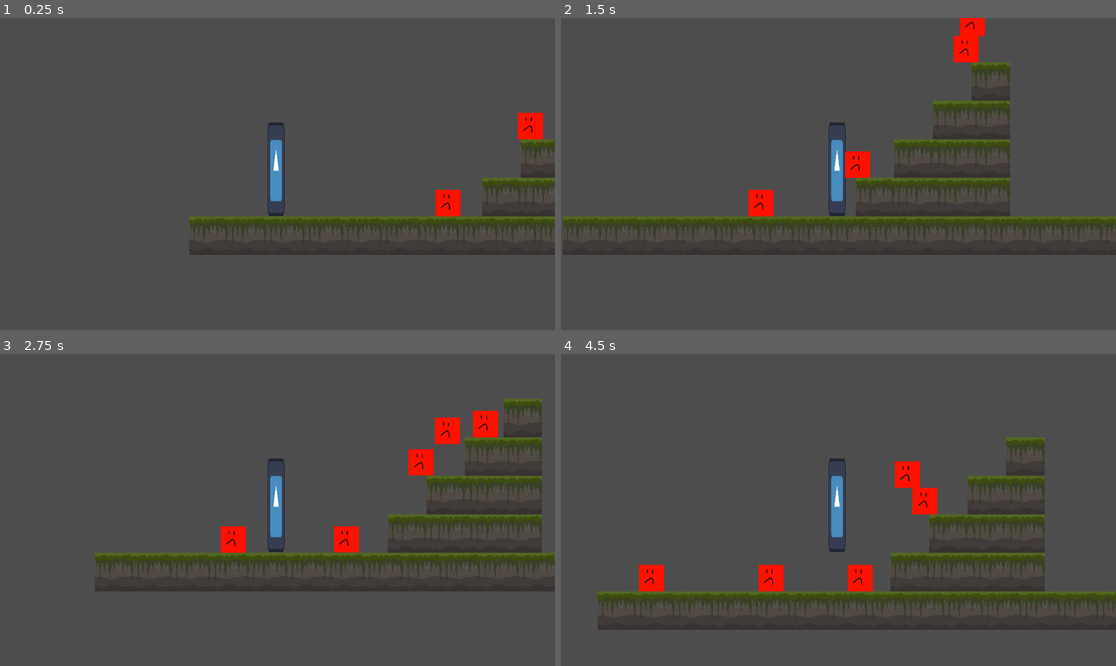
Above: before the commit, frames 1-4 (two rows, left to right).
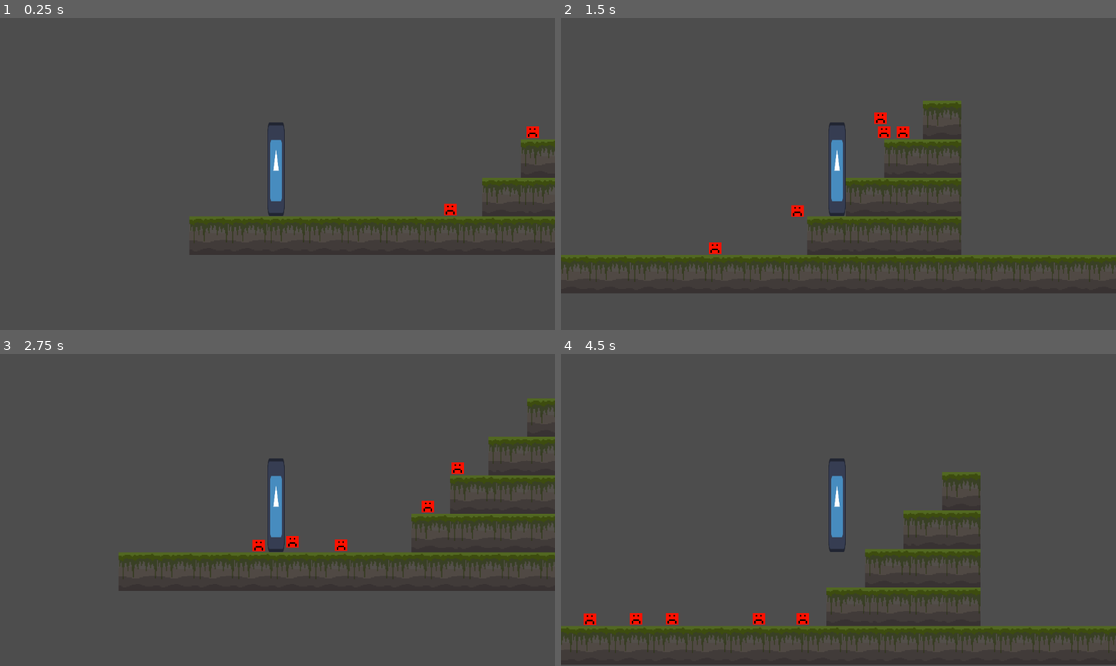
Above: after the commit, the same moments.

Repository: whatwareweb/new-game-project
Game: Godot game, scene res://main.tscn
The game is run twice, just before and just after one commit, with the same random seed, the same clock (stepped at 60 frames per second) and the same inputs. The engine's default icon, where the game draws it, is replaced by a stand-in: a white triangle on a blue panel in a dark square.
Inputs:
- Up to frame 1 (0.25 s): no input
- Up to frame 2 (1.5 s): tap Enter at 0.5 s; hold D (right) from 0.53 s (still down); tap Space (jump) at 0.77 s
- Up to frame 3 (2.75 s): tap Space (jump) at 1.52 s; release D (right) at 2.03 s; hold A (left) from 2.03 s (still down)
- Up to frame 4 (4.5 s): release A (left) at 2.78 s; hold D (right) 2.78-4.28 s; tap Space (jump) at 3.02, 3.77 s; hold A (left) from 4.28 s (still down)

The runs differ from the first frame. In frame 1, 0.7% of the frame differs, in the area x 78-98%, y 30-64%; in frame 2, 15%; in frame 3, 5.6%; in frame 4, 17%, in the area x 0-100%, y 26-100%.

Commit message:
update sprites

Diff:
--- /dev/null
+++ b/game_over_screen.tscn
@@ -0,0 +1,8 @@
+[gd_scene load_steps=2 format=3 uid="uid://7kntk1u6yf0u"]
+
+[ext_resource type="Texture2D" uid="uid://bcfa5autme35f" path="res://Screenshot_20250813_233958.png" id="1_gt22q"]
+
+[node name="game_over_screen" type="Node"]
+
+[node name="Sprite2D" type="Sprite2D" parent="."]
+texture = ExtResource("1_gt22q")
--- a/main.tscn
+++ b/main.tscn
@@ -3,8 +3,8 @@
 [ext_resource type="Script" uid="uid://odn5xe3qbq7r" path="res://player.gd" id="1_h2yge"]
 [ext_resource type="Texture2D" uid="uid://chmbcujb4xbkl" path="res://icon.svg" id="1_ig7tw"]
 [ext_resource type="Texture2D" uid="uid://c0slw2b5qhbmd" path="res://Screenshot_20250813_221115.png" id="2_0xm2m"]
-[ext_resource type="Texture2D" uid="uid://je5yt7ftq206" path="res://Screenshot_20250813_223858.png" id="4_1bvp3"]
 [ext_resource type="Script" uid="uid://c47salsuupcsd" path="res://enemy.gd" id="4_lquwl"]
+[ext_resource type="Texture2D" uid="uid://bcfa5autme35f" path="res://Screenshot_20250813_233958.png" id="5_lquwl"]
 
 [sub_resource type="RectangleShape2D" id="RectangleShape2D_0xm2m"]
 size = Vector2(38, 197)
@@ -67,7 +67,7 @@
 sources/1 = SubResource("TileSetAtlasSource_h2yge")
 
 [sub_resource type="RectangleShape2D" id="RectangleShape2D_1bvp3"]
-size = Vector2(52, 55)
+size = Vector2(29, 29)
 
 [node name="Main" type="Node"]
 
@@ -93,67 +93,67 @@
 tile_map_data = PackedByteArray("AADi/wcAAQAAAAAAAADi/wgAAQAAAAEAAADi/wkAAQAAAAIAAADi/woAAQAAAAMAAADi/wsAAQAAAAQAAADj/w …(17840 unchanged characters)…
 tile_set = SubResource("TileSet_1bvp3")
 
-[node name="enemy" type="CharacterBody2D" parent="."]
+[node name="enemy" type="CharacterBody2D" parent="." groups=["enemies"]]
 position = Vector2(19, 53)
 script = ExtResource("4_lquwl")
 
 [node name="Sprite2D" type="Sprite2D" parent="enemy"]
 position = Vector2(382, -435.725)
 scale = Vector2(0.509804, 0.509804)
-texture = ExtResource("4_1bvp3")
+texture = ExtResource("5_lquwl")
 
 [node name="CollisionShape2D" type="CollisionShape2D" parent="enemy"]
 position = Vector2(382, -435.5)
 shape = SubResource("RectangleShape2D_1bvp3")
 
-[node name="enemy2" type="CharacterBody2D" parent="."]
+[node name="enemy2" type="CharacterBody2D" parent="." groups=["enemies"]]
 position = Vector2(19, 53)
 script = ExtResource("4_lquwl")
 
 [node name="Sprite2D" type="Sprite2D" parent="enemy2"]
 position = Vector2(386, -887.725)
 scale = Vector2(0.509804, 0.509804)
-texture = ExtResource("4_1bvp3")
+texture = ExtResource("5_lquwl")
 
 [node name="CollisionShape2D" type="CollisionShape2D" parent="enemy2"]
 position = Vector2(386, -887.5)
 shape = SubResource("RectangleShape2D_1bvp3")
 
-[node name="enemy3" type="CharacterBody2D" parent="."]
+[node name="enemy3" type="CharacterBody2D" parent="." groups=["enemies"]]
 position = Vector2(19, 53)
 script = ExtResource("4_lquwl")
 
 [node name="Sprite2D" type="Sprite2D" parent="enemy3"]
 position = Vector2(378, -1322.73)
 scale = Vector2(0.509804, 0.509804)
-texture = ExtResource("4_1bvp3")
+texture = ExtResource("5_lquwl")
 
 [node name="CollisionShape2D" type="CollisionShape2D" parent="enemy3"]
 position = Vector2(378, -1322.5)
 shape = SubResource("RectangleShape2D_1bvp3")
 
-[node name="enemy4" type="CharacterBody2D" parent="."]
+[node name="enemy4" type="CharacterBody2D" parent="." groups=["enemies"]]
 position = Vector2(19, 53)
 script = ExtResource("4_lquwl")
 
 [node name="Sprite2D" type="Sprite2D" parent="enemy4"]
 position = Vector2(222, -141.725)
 scale = Vector2(0.509804, 0.509804)
-texture = ExtResource("4_1bvp3")
+texture = ExtResource("5_lquwl")
 
 [node name="CollisionShape2D" type="CollisionShape2D" parent="enemy4"]
 position = Vector2(222, -141.5)
 shape = SubResource("RectangleShape2D_1bvp3")
 
-[node name="enemy5" type="CharacterBody2D" parent="."]
+[node name="enemy5" type="CharacterBody2D" parent="." groups=["enemies"]]
 position = Vector2(19, 53)
 script = ExtResource("4_lquwl")
 
 [node name="Sprite2D" type="Sprite2D" parent="enemy5"]
 position = Vector2(51, 18.2745)
 scale = Vector2(0.509804, 0.509804)
-texture = ExtResource("4_1bvp3")
+texture = ExtResource("5_lquwl")
 
 [node name="CollisionShape2D" type="CollisionShape2D" parent="enemy5"]
-position = Vector2(51, 18.5)
+position = Vector2(50.5, 17.5)
 shape = SubResource("RectangleShape2D_1bvp3")
--- a/player.gd
+++ b/player.gd
@@ -23,3 +23,12 @@
 		velocity.x = move_toward(velocity.x, 0, SPEED)
 
 	move_and_slide()
+
+func _on_body_entered(body: Node2D) -> void:
+
+	if body.is_in_group("enemies"):
+		var tree = get_tree()
+
+		var game_over_scene = preload("res://game_over_screen.tscn")
+
+		tree.change_scene_to_packed(game_over_scene)
Binary file removed: Screenshot_20250813_223858.png
Binary file added: Screenshot_20250813_233958.png
Not shown, changed: Screenshot_20250813_233958.png.import
